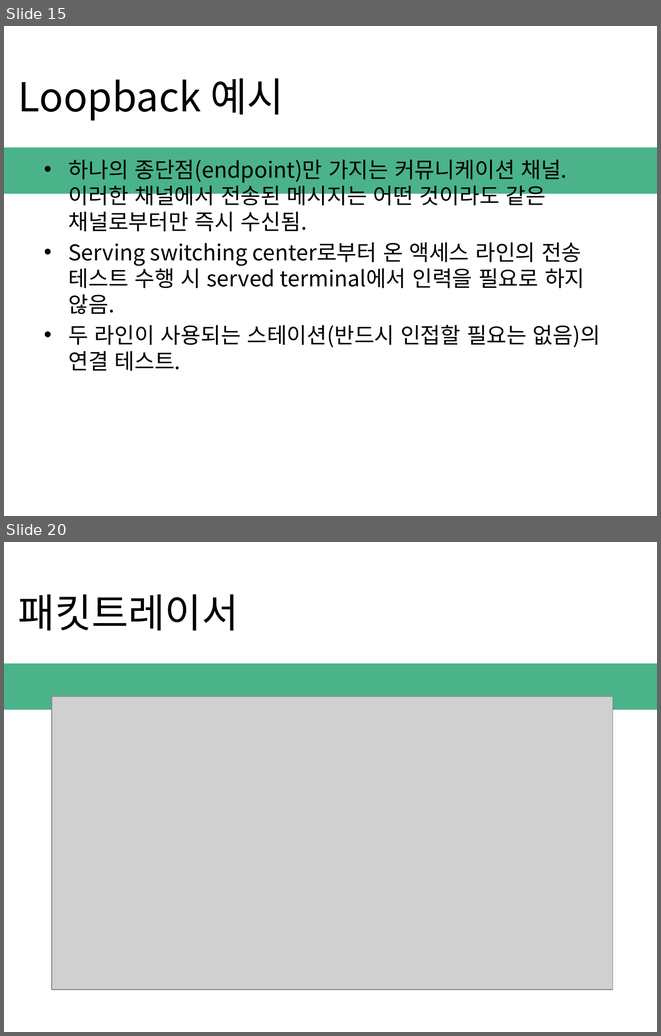
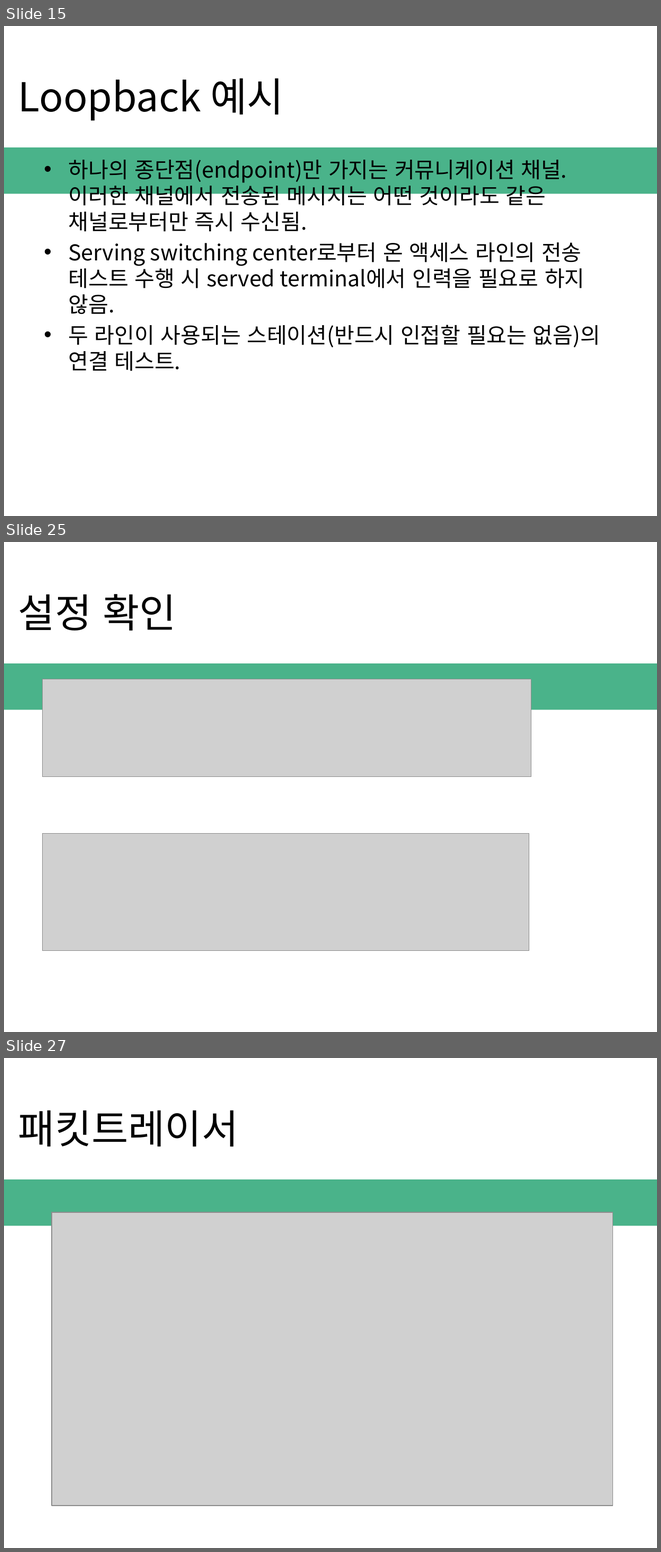
Before and after one commit to ExploitSori/Network_Basic, a slide deck: network interface.pptx. Shown one above the other, each under a label of ours: slides 15 and 20 before the commit, slides 15, 25 and 27 after it; the slides between them are not shown. The pictures are 661x1036 and 661x1552 pixels, drawn with LibreOffice and Linux fonts; fonts in the diff are those of the drawing; grey boxes stand for pictures; background and template pictures are left out. Boxes give left, top, right and bottom in pixels: in the first picture for what was removed or moved away, otherwise in the second. Text is boxed around its words. In the diff, an @@ line names an element or a change of style, - is before the commit and + after.

```diff
--- a/network interface.pptx
+++ b/network interface.pptx
@@ slide 25 added at [4,542,657,1032], background picture (left out); not listed: 1 template element that a slide beside it also shows @@
@@ title added at [18,594,176,631], 44 pt, text #000000 @@
+설정 확인
@@ picture added at [43,679,531,777] @@
@@ picture added at [43,833,529,951] @@
@@ what was slide 20 is now slide 27 @@
```
Also in this commit, not shown: 4 slides changed, 6 other slides added.
